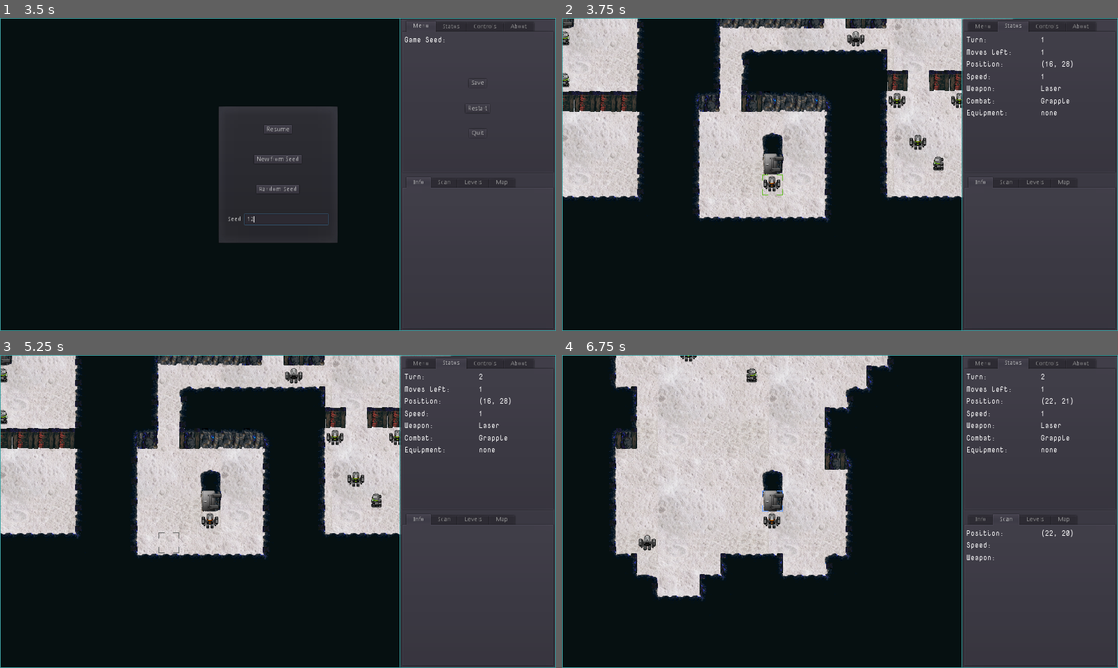
Above: before the commit, frames 1-4 (two rows, left to right).
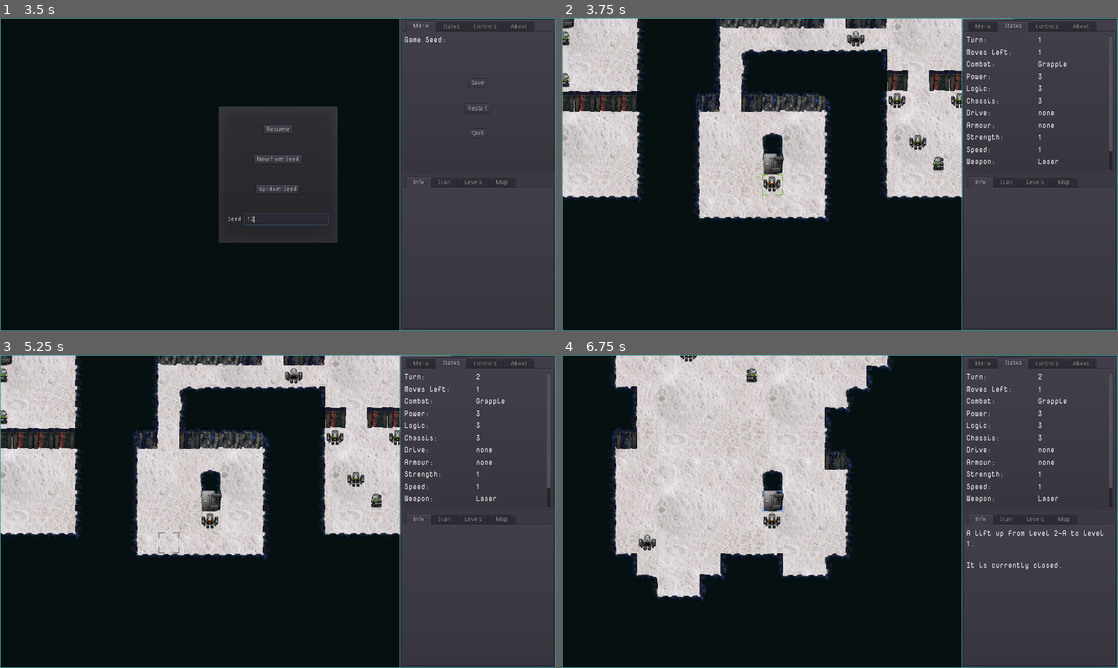
Above: after the commit, the same moments.

Repository: sarrowsmith/quasidroid
Game: Godot game, scene res://Main.tscn
Two runs of this game, one before a commit and one after it. Both use one fixed random seed, a clock stepped at 60 frames per second and the inputs below.
Inputs (mouse positions are in pixels of both pictures, inside the frame that each line leads up to):
- Up to frame 1 (3.5 s): click (289, 218) at 0.52 s; type "12" at 0.6 s; click "Restart" at 1.25 s; click "Restart" at 2 s; click "Restart" at 2.75 s
- Up to frame 2 (3.75 s): click "New from Seed" at 3.5 s
- Up to frame 3 (5.25 s): tap Enter at 4.25 s; move the mouse to (400, 495) at 4.27 s; tap R at 4.35 s; click (400, 495) at 4.42 s; tap Delete (map_reset) at 5 s; move the mouse to (166, 527) at 5.02 s; hold S from 5.03 s (still down); tap Q at 5.1 s
- Up to frame 4 (6.75 s): tap Backspace (cursor_reset) at 5.75 s; move the mouse to (895, 442) at 5.77 s; release S at 5.78 s; tap U at 5.85 s; tap Delete (map_reset) at 6.5 s; move the mouse to (812, 574) at 6.52 s; tap O at 6.6 s; click (812, 574) at 6.67 s

Frame 1 is identical in both runs. In frame 2, 0.6% of the frame differs, in the area x 72-99%, y 5-49%; in frame 3, 0.6%; in frame 4, 1.0%, in the area x 72-99%, y 5-69%.
Error before the commit: Invalid get index '(16, 28)' (on base: 'Dictionary'). (res://levels/Level.gd:171)

Commit message:
Pull stats out into their own class to make things less crowded.

Diff:
--- a/Main.tscn
+++ b/Main.tscn
@@ -13,6 +13,8 @@
 [node name="World" parent="." instance=ExtResource( 1 )]
 upper_panel_path = NodePath("../View/Panel/Split/UpperPanel")
 lower_panel_path = NodePath("../View/Panel/Split/LowerPanel")
+player_status_path = NodePath("../View/Panel/Split/UpperPanel/Status/Status")
+rogue_status_path = NodePath("../View/Panel/Split/LowerPanel/Scan/Scan")
 
 [node name="Level" parent="World" index="0"]
 visible = true
@@ -151,7 +153,7 @@
 size_flags_horizontal = 3
 size_flags_vertical = 3
 
-[node name="Status" type="VBoxContainer" parent="View/Panel/Split/UpperPanel"]
+[node name="Status" type="ScrollContainer" parent="View/Panel/Split/UpperPanel"]
 visible = false
 anchor_right = 1.0
 anchor_bottom = 1.0
@@ -161,36 +163,68 @@
 margin_bottom = -4.0
 size_flags_horizontal = 3
 size_flags_vertical = 3
-
-[node name="Turn" parent="View/Panel/Split/UpperPanel/Status" instance=ExtResource( 5 )]
+scroll_horizontal_enabled = false
+
+[node name="Status" type="VBoxContainer" parent="View/Panel/Split/UpperPanel/Status"]
+margin_right = 338.0
+margin_bottom = 374.0
+size_flags_horizontal = 3
+size_flags_vertical = 3
+
+[node name="Turn" parent="View/Panel/Split/UpperPanel/Status/Status" instance=ExtResource( 5 )]
 margin_top = 27.0
 margin_right = 338.0
 margin_bottom = 50.0
 label = "Turn:"
 
-[node name="Moves" parent="View/Panel/Split/UpperPanel/Status" instance=ExtResource( 5 )]
+[node name="Moves" parent="View/Panel/Split/UpperPanel/Status/Status" instance=ExtResource( 5 )]
 margin_top = 27.0
 margin_right = 338.0
 margin_bottom = 50.0
 label = "Moves left:"
 
-[node name="Position" parent="View/Panel/Split/UpperPanel/Status" instance=ExtResource( 5 )]
+[node name="Combat" parent="View/Panel/Split/UpperPanel/Status/Status" instance=ExtResource( 5 )]
+margin_bottom = 715.0
+label = "Combat:"
+
+[node name="name" parent="View/Panel/Split/UpperPanel/Status/Status" instance=ExtResource( 5 )]
+visible = false
+margin_bottom = 715.0
+size_flags_horizontal = 0
+size_flags_vertical = 0
+
+[node name="power" parent="View/Panel/Split/UpperPanel/Status/Status" instance=ExtResource( 5 )]
+label = "Power:"
+
+[node name="logic" parent="View/Panel/Split/UpperPanel/Status/Status" instance=ExtResource( 5 )]
+label = "Logic:"
+
+[node name="chassis" parent="View/Panel/Split/UpperPanel/Status/Status" instance=ExtResource( 5 )]
+label = "Chassis:"
+
+[node name="drive" parent="View/Panel/Split/UpperPanel/Status/Status" instance=ExtResource( 5 )]
+label = "Drive:"
+
+[node name="armour" parent="View/Panel/Split/UpperPanel/Status/Status" instance=ExtResource( 5 )]
+label = "Armour:"
+
+[node name="strength" parent="View/Panel/Split/UpperPanel/Status/Status" instance=ExtResource( 5 )]
+label = "Strength:"
+
+[node name="speed" parent="View/Panel/Split/UpperPanel/Status/Status" instance=ExtResource( 5 )]
+label = "Speed:"
+
+[node name="weapon" parent="View/Panel/Split/UpperPanel/Status/Status" instance=ExtResource( 5 )]
+label = "Weapon:"
+
+[node name="extras" parent="View/Panel/Split/UpperPanel/Status/Status" instance=ExtResource( 5 )]
+label = "Equipment:"
+
+[node name="Position" parent="View/Panel/Split/UpperPanel/Status/Status" instance=ExtResource( 5 )]
 margin_top = 27.0
 margin_right = 338.0
 margin_bottom = 50.0
 label = "Position:"
-
-[node name="speed" parent="View/Panel/Split/UpperPanel/Status" instance=ExtResource( 5 )]
-label = "Speed:"
-
-[node name="weapon" parent="View/Panel/Split/UpperPanel/Status" instance=ExtResource( 5 )]
-label = "Weapon:"
-
-[node name="Combat" parent="View/Panel/Split/UpperPanel/Status" instance=ExtResource( 5 )]
-label = "Combat:"
-
-[node name="extras" parent="View/Panel/Split/UpperPanel/Status" instance=ExtResource( 5 )]
-label = "Equipment:"
 
 [node name="Controls" type="VBoxContainer" parent="View/Panel/Split/UpperPanel"]
 visible = false
@@ -327,19 +361,13 @@
 size_flags_vertical = 3
 tab_align = 0
 
-[node name="Info" type="VBoxContainer" parent="View/Panel/Split/LowerPanel"]
-anchor_right = 1.0
-anchor_bottom = 1.0
-margin_left = 4.0
-margin_top = 32.0
-margin_right = -4.0
-margin_bottom = -4.0
-size_flags_horizontal = 3
-size_flags_vertical = 3
-
-[node name="RichTextLabel" type="RichTextLabel" parent="View/Panel/Split/LowerPanel/Info"]
-margin_right = 338.0
-margin_bottom = 311.0
+[node name="Info" type="RichTextLabel" parent="View/Panel/Split/LowerPanel"]
+anchor_right = 1.0
+anchor_bottom = 1.0
+margin_left = 4.0
+margin_top = 32.0
+margin_right = -4.0
+margin_bottom = -4.0
 rect_clip_content = false
 focus_mode = 2
 size_flags_horizontal = 3
@@ -353,7 +381,7 @@
 fit_content_height = true
 selection_enabled = true
 
-[node name="Scan" type="VBoxContainer" parent="View/Panel/Split/LowerPanel"]
+[node name="Scan" type="ScrollContainer" parent="View/Panel/Split/LowerPanel"]
 visible = false
 anchor_right = 1.0
 anchor_bottom = 1.0
@@ -363,18 +391,51 @@
 margin_bottom = -4.0
 size_flags_horizontal = 3
 size_flags_vertical = 3
-
-[node name="Position" parent="View/Panel/Split/LowerPanel/Scan" instance=ExtResource( 5 )]
+scroll_horizontal_enabled = false
+
+[node name="Scan" type="VBoxContainer" parent="View/Panel/Split/LowerPanel/Scan"]
+margin_right = 338.0
+margin_bottom = 311.0
+size_flags_horizontal = 3
+size_flags_vertical = 3
+
+[node name="Position" parent="View/Panel/Split/LowerPanel/Scan/Scan" instance=ExtResource( 5 )]
 margin_top = 27.0
 margin_right = 338.0
 margin_bottom = 50.0
 label = "Position:"
 
-[node name="speed" parent="View/Panel/Split/LowerPanel/Scan" instance=ExtResource( 5 )]
+[node name="name" parent="View/Panel/Split/LowerPanel/Scan/Scan" instance=ExtResource( 5 )]
+margin_bottom = 715.0
+size_flags_horizontal = 1
+label = "Type:"
+
+[node name="power" parent="View/Panel/Split/LowerPanel/Scan/Scan" instance=ExtResource( 5 )]
+label = "Power:"
+
+[node name="logic" parent="View/Panel/Split/LowerPanel/Scan/Scan" instance=ExtResource( 5 )]
+label = "Logic:"
+
+[node name="chassis" parent="View/Panel/Split/LowerPanel/Scan/Scan" instance=ExtResource( 5 )]
+label = "Chassis:"
+
+[node name="drive" parent="View/Panel/Split/LowerPanel/Scan/Scan" instance=ExtResource( 5 )]
+label = "Drive:"
+
+[node name="armour" parent="View/Panel/Split/LowerPanel/Scan/Scan" instance=ExtResource( 5 )]
+label = "Armour:"
+
+[node name="strength" parent="View/Panel/Split/LowerPanel/Scan/Scan" instance=ExtResource( 5 )]
+label = "Strength:"
+
+[node name="speed" parent="View/Panel/Split/LowerPanel/Scan/Scan" instance=ExtResource( 5 )]
 label = "Speed:"
 
-[node name="weapon" parent="View/Panel/Split/LowerPanel/Scan" instance=ExtResource( 5 )]
+[node name="weapon" parent="View/Panel/Split/LowerPanel/Scan/Scan" instance=ExtResource( 5 )]
 label = "Weapon:"
+
+[node name="extras" parent="View/Panel/Split/LowerPanel/Scan/Scan" instance=ExtResource( 5 )]
+label = "Equipment:"
 
 [node name="Levels" type="VBoxContainer" parent="View/Panel/Split/LowerPanel"]
 visible = false
--- /dev/null
+++ b/Stats.gd
@@ -0,0 +1,21 @@
+class_name Stats
+extends Reference
+
+
+const critical_stats = ["chassis", "power", "logic"]
+
+var equipment = {
+	drive = null,
+	weapon = null,
+	armour = null,
+	extras = [],
+}
+var stats = {
+	name = "",
+	chassis = 3,
+	power = 3,
+	logic = 3,
+	strength = 1,
+	speed = 1,
+}
+var weapon = 6
--- a/World.gd
+++ b/World.gd
@@ -5,11 +5,15 @@
 export(Vector2) var world_size = Vector2(1440, 1440)
 export(NodePath) var upper_panel_path
 export(NodePath) var lower_panel_path
+export(NodePath) var player_status_path
+export(NodePath) var rogue_status_path
 
 enum {INFO, STATUS, LEVELS, MAP}
 
 onready var upper_panel = get_node(upper_panel_path)
 onready var lower_panel = get_node(lower_panel_path)
+onready var player_status_box = get_node(player_status_path)
+onready var rogue_status_box = get_node(player_status_path)
 onready var level_one = $Level
 
 
@@ -37,13 +41,13 @@
 
 
 func set_value(name, value, is_player):
-	var lv = (upper_panel if is_player else lower_panel).get_tab_control(STATUS).get_node(name)
+	var lv = (player_status_box if is_player else rogue_status_box).get_node(name)
 	if lv:
 		lv.set_value(value)
 
 
 func show_position():
-	lower_panel.get_tab_control(STATUS).get_node("Position").set_value(active_level.cursor.location)
+	rogue_status_box.get_node("Position").set_value(active_level.cursor.location)
 	# set other items invisible
 	show_stats(false)
 
@@ -55,4 +59,5 @@
 
 
 func show_stats(is_player):
-	(upper_panel if is_player else lower_panel).current_tab = STATUS
+	var p = (upper_panel if is_player else lower_panel)
+	p.current_tab = STATUS
--- /dev/null
+++ b/combat.gd
@@ -0,0 +1,184 @@
+class Bot:
+	critical_stats = ('chassis', 'power', 'logic')
+	def __init__(self, name, **stats):
+		self.stats = {
+			'chassis': 3,
+			'power': 3,
+			'drive_type': 1,
+			'logic': 3,
+			'weapon_type': None,
+			'weapon': 1,
+			'armour_type': 0,
+			'armour': 1,
+			'special_type': None
+		}
+		self.name = name
+		self.stats.update(stats)
+		self.equipment = { k[:-5]: v for k, v in self.stats.items() if k.endswith('_type') }
+		for k in self.equipment:
+			del self.stats[k+'_type']
+		d = self.weight() - self['chassis']
+		if d > 0:
+			self['chassis'] += int(math.ceil(d))
+		d = (self.weight() - self.drive) * self.drive - self['power']
+		if d > 0:
+			self['power'] += int(math.ceil(d))
+
+	def __getattr__(self, name):
+		try:
+			return self.equipment[name]
+		except KeyError as e:
+			raise AttributeError(e)
+
+	def __getitem__(self, name):
+		return self.stats[name]
+
+	def __setitem__(self, name, value):
+		self.stats[name] = value
+
+	def __str__(self):
+		return " ".join( (v[0]+"=%d") for v in Bot.critical_stats ) % self.criticals()
+
+	def weight(self):
+		return self.drive + self.armour + math.log(self['chassis'])
+
+	def criticals(self):
+		return tuple( self.stats[k] for k in Bot.critical_stats )
+
+	def health(self):
+		return sum(self.criticals())
+
+	def clone(self, level=1):
+		stats = self.stats.copy()
+		stats.update({ k+'_type': v for k, v in self.equipment.items() })
+		bot = Bot(self.name, **stats)
+		bot.set_level(level)
+		bot.max_stats = bot.stats.copy()
+		return bot
+
+	def set_level(self, level):
+		for stat in self.stats:
+			self.stats[stat] *= level
+
+	def disabled(self):
+		return min(self.criticals()) < 1
+
+	def grapple(self, initiative=0):
+		# should be random with bias
+		# weight penalty is effectively a trade off against armour and speed
+		return self['logic'] * (initiative +  self['power']) / self.weight()
+
+	def attack(self, other):
+		if self.weapon is None:
+			ram(self, other)
+		else:
+			self.weapon(self, other)
+
+	def modify_attack(self, other, ac):
+		attack = 1 + self['weapon'] - other.armour
+		if other.armour >= ac:
+			attack -= other['armour'] - 2
+		return attack
+
+	def attack_a(self, other, ac):
+		attack = self.modify_attack(other, ac)
+		for k in defender.stats:
+			defence = defender[k] / 3 if k in Bot.critical_stats else defender[k]
+			if defence > 0 and attack / defence > 0.5: # should be probability
+				defender[k] -= 1
+
+	def attack_b(self, other, ac, order=lambda x: x):
+		# TODO: some randomness here would be nice (decrease effectiveness of attack)
+		attack = self.modify_attack(other, ac)
+		vulnerabilities = list(order(sorted( (v, k) for k, v in other.stats.items() )))
+		while attack > 0 and not other.disabled():
+			for v in vulnerabilities:
+				other[v[1]] -= (attack if v[1] in Bot.critical_stats else 1)
+				if attack == 0 or other.disabled():
+					break
+				attack -= 1
+
+
+def ram(attacker, defender):
+	attacker.attack_a(defender, 1)
+
+
+def grapple(attacker, defender):
+	attack = attacker.grapple(1)
+	defence = defender.grapple()
+	# TODO: work out how to turn attack - defence into damage
+
+
+def probe(attacker, defender):
+	defender['logic'] = defender['logic'] - attacker['weapon']
+
+
+def blade(attacker, defender):
+	attacker.attack_b(defender, 1)
+
+
+def plasma(attacker, defender):
+	attacker.attack_b(defender, 2)
+
+
+def multi(attacker, defender):
+	attacker.attack_b(defender, 2)
+
+
+def laser(attacker, defender):
+	attacker.attack_b(defender, 2, order=reversed)
+
+
+def ion_cannon(attacker, defender):
+	attacker.attack_a(defender, 3)
+
+
+def projectile(attacker, defender):
+	attack = attacker.modify_attack(defender, 1)
+	if attack > 0:
+		defender['chassis'] -= attack
+		if defender['armour'] > 0:
+			defender['armour'] -= 1
+
+
+def emp(attacker, defender):
+	attack = attacker.modify_attack(defender, 3)
+	if attack > 0:
+		defender['logic'] -= attack
+
+
+standard_types = {
+	'base': Bot('base'),
+	'probe': Bot('probe', drive_type=2, weapon_type=probe, weapon=2, logic=9),
+	'scout': Bot('scout', drive_type=3, logic=6),
+	'sniper': Bot('sniper', drive_type=2, weapon_type=plasma, weapon=3),
+	'security1': Bot('security1', weapon_type=multi, weapon=3, armour_type=1, armour=2),
+	'security2': Bot('security2', weapon_type=ion_cannon, weapon=3, armour_type=1, armour=2),
+	'security3': Bot('security3', weapon_type=laser, weapon=3, armour_type=1, armour=2),
+	'grunt': Bot('grunt', weapon_type=blade, weapon=3, armour_type=2, armour=2),
+	'fighter1': Bot('fighter1', weapon_type=multi, weapon=2, armour_type=2, armour=2),
+	'fighter2': Bot('fighter2', weapon_type=ion_cannon, weapon=2, armour_type=2, armour=2),
+	'fighter3': Bot('fighter3', weapon_type=laser, weapon=2, armour_type=2, armour=2),
+	'tank': Bot('tank', weapon_type=projectile, weapon=2, armour_type=3, armour=2),
+	'killer': Bot('killer', weapon_type=emp, weapon=2, armour_type=1, armour=2)
+}
+
+print("Attacker", *standard_types, sep=",")
+for attacker_level in range(1, 4):
+	for attacker_name, attacker_class in standard_types.items():
+		attacker = attacker_class.clone(attacker_level)
+		print(attacker_name, attacker_level, end=",")
+		for defender_name, defender_class in standard_types.items():
+			defender = defender_class.clone(defender_level)
+			health = defender.health()
+			attacker.attack(defender)
+			once = str(defender)
+			if defender.health() != health:
+				k = 1
+				while not defender.disabled():
+					attacker.attack(defender)
+					k += 1
+			else:
+				k = "-"
+			print(once, "K", k, end=",")
+		print()
--- a/levels/Level.gd
+++ b/levels/Level.gd
@@ -147,6 +147,15 @@
 				break
 
 
+func rogue_at(location=null):
+	if not location:
+		location = cursor.location
+	for r in rogues:
+		if r.location == location:
+			return r
+	return null
+
+
 func check_nearby(x, y, r):
 	var counts = [0, 0, 0, 0, 0, 0]
 	for i in 2*r+1:
@@ -161,13 +170,14 @@
 		return ACCESS if access[location] else LIFT
 	if location == world.player.location:
 		return PLAYER
-	for r in rogues:
-		if location == r.location:
-			return ROGUE
+	if rogue_at(location):
+		return ROGUE
 	return WALL if map.get_cellv(location) != TileMap.INVALID_CELL else FLOOR
 
 
 func activate(location):
+	if not access.has(location):
+		return # Shouldn't be possible, but apparently is
 	access[location].active = true
 	for ap in access.values():
 		if ap and not ap.active:
--- a/project.godot
+++ b/project.godot
@@ -23,11 +23,17 @@
 "class": "Robot",
 "language": "GDScript",
 "path": "res://robots/Robot.gd"
+}, {
+"base": "Reference",
+"class": "Stats",
+"language": "GDScript",
+"path": "res://Stats.gd"
 } ]
 _global_script_class_icons={
 "Level": "",
 "Lift": "",
-"Robot": ""
+"Robot": "",
+"Stats": ""
 }
 
 [application]
--- a/robots/Player.gd
+++ b/robots/Player.gd
@@ -9,7 +9,8 @@
 	weapons = $Weapons
 	is_player = true
 	base = "0"
-	equipment.weapon = "Laser"
+	stats = Stats.new()
+	stats.equipment.weapon = "Laser"
 
 
 func _process(delta):
@@ -76,7 +77,7 @@
 			if lift and lift.state == Lift.OPEN:
 				location_type = Level.PLAYER
 		Level.FLOOR, Level.ACCESS:
-			if location.distance_squared_to(level.cursor.location) <= stats["speed"]:
+			if location.distance_squared_to(level.cursor.location) <= stats.stats.speed:
 				location_type = Level.PLAYER
 		Level.ROGUE:
 			if location.x == level.cursor.location.x or location.y == level.cursor.location.y:
@@ -129,9 +130,14 @@
 
 You can also recharge here.
 """ % ("has been reset" if ap.active else "is being reset" if level.cursor.location == location else "needs resetting")
-		Level.PLAYER, Level.ROGUE:
+		Level.PLAYER:
 			show_stats(true)
 			return
+		Level.ROGUE:
+			var rogue = level.rogue_at()
+			if rogue:
+				rogue.show_stats(true)
+				return
 	level.world.show_position()
 	level.world.show_info(info)
 
@@ -140,8 +146,8 @@
 	var mode = "Ram"
 	if combat == GRAPPLE:
 		mode = "Grapple"
-	elif equipment.weapon and (combat == MELEE if $Weapons.melee else combat == WEAPON):
-		mode = equipment.weapon
+	elif stats.equipment.weapon and (combat == MELEE if $Weapons.melee else combat == WEAPON):
+		mode = stats.equipment.weapon
 	level.world.set_value("Combat", mode, true)
 
 
@@ -156,10 +162,10 @@
 
 func check_location():
 	if not level.access.has(location):
-		for r in level.rogues:
-			if r.state == DEAD and r.location == location:
-				scavange(r)
-				return
+		var rogue = level.rogue_at(location)
+		if rogue and rogue.state == DEAD:
+			scavange(rogue)
+			return
 	var lift =  level.lift_at(location)
 	if lift:
 		emit_signal("change_level", lift.to)
@@ -171,4 +177,4 @@
 
 
 func scavange(other):
-	pass
+	other.show_stats(true)
--- a/robots/Robot.gd
+++ b/robots/Robot.gd
@@ -16,15 +16,7 @@
 var weapon = null
 var zapped = null
 var combat = GRAPPLE
-var equipment = {
-	weapon = null,
-	extras = [],
-}
-var stats = {
-	speed = 1,
-	_weapon = 6,
-	_sight = 6,
-}
+var stats = null
 var moves = 0
 var hit_count = 0
 var state = DEAD
@@ -63,7 +55,7 @@
 
 func turn():
 	state = IDLE
-	moves = stats.speed
+	moves = stats.stats.speed
 
 
 const facing_map = {
@@ -84,16 +76,16 @@
 		weapon.set_visible(false)
 	var dead = state == DEAD
 	var path = "Robot/Dead" if dead else base
-	if equipment.extras:
+	if stats.equipment.extras:
 		path += "-X"
 	sprite = get_node(path) if dead else get_sprite("Robot/%s/%s" % [path, mode])
 	sprite.set_visible(true)
-	if dead or equipment.weapon == null:
+	if dead or stats.equipment.weapon == null:
 		if weapon:
 			weapon.set_visible(false)
 			weapon = null
 		return
-	weapon = get_sprite("Weapons/%s/%s" % [equipment.weapon, firing])
+	weapon = get_sprite("Weapons/%s/%s" % [stats.equipment.weapon, firing])
 
 
 func equip(on):
@@ -150,13 +142,12 @@
 				attack(level.world.player)
 		Level.ROGUE:
 			if is_player:
-				for r in level.rogues:
-					if r.location == target:
-						if r.state == DEAD:
-							move(target)
-						else:
-							attack(r)
-						break
+				var rogue = level.rogue_at(target)
+				if rogue:
+					if rogue.state == DEAD:
+						move(target)
+					else:
+						attack(rogue)
 		_:
 			moves += 1 # because we've already paid for the move, pay back the no-op
 	set_sprite()
@@ -176,23 +167,23 @@
 
 
 func item_to_string(item):
-	if equipment[item]:
+	if stats.equipment[item]:
 		if item == "extras":
-			return PoolStringArray(equipment.extras).join(", ")
-		return equipment[item]
+			return PoolStringArray(stats.equipment.extras).join(", ")
+		return stats.equipment[item]
 	return "none"
 
 
 func show_stats(visible=false):
 	if not level:
 		return
-	for stat in stats:
-		if stat[0] != "_":
-			level.world.set_value(stat, stats[stat], is_player)
-	for item in equipment:
+	for stat in stats.stats:
+		level.world.set_value(stat, stats.stats[stat], is_player)
+	for item in stats.equipment:
 		level.world.set_value(item, item_to_string(item), is_player)
-	level.world.set_value("Moves", moves, is_player)
 	level.world.set_value("Position", location, is_player)
+	if is_player:
+		level.world.set_value("Moves", moves, true)
 	if visible:
 		level.world.show_stats(is_player)
 
--- a/robots/Rogue.gd
+++ b/robots/Rogue.gd
@@ -17,4 +17,6 @@
 	set_location(location)
 	facing = Util.choose(facing_map.keys())
 
+	stats = Stats.new()
+
 	equip(true)
--- a/robots/Weapons.gd
+++ b/robots/Weapons.gd
@@ -8,22 +8,22 @@
 func shoot():
 	match owner.level.location_type(location):
 		Level.FLOOR:
-			if location.distance_squared_to(owner.location) < owner.stats._weapon * owner.stats._weapon:
+			if location.distance_squared_to(owner.location) < owner.stats.weapon * owner.stats.weapon:
 				return false
 		Level.PLAYER:
 			if owner.is_player:
 				return false
 			owner.shot()
 		Level.ROGUE:
-			for r in owner.level.rogues:
-				if r.location == location:
-					r.shot()
-					return splash()
+			var rogue = owner.level.rogue_at(location)
+			if rogue:
+				rogue.shot()
+				return splash()
 	return true
 
 
 func splash():
-	match owner.equipment.weapon:
+	match owner.stats.equipment.weapon:
 		"Dual":
 			for r in owner.level.rogues:
 				if location.distance_squared_to(r.location) == 1:
